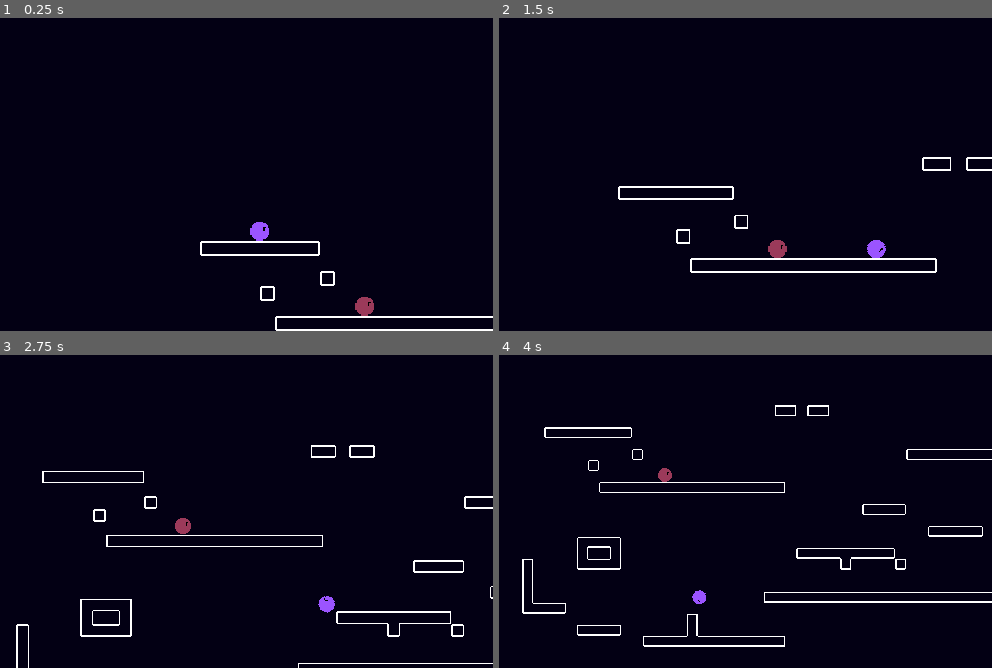
Above: before the commit, frames 1-4 (two rows, left to right).
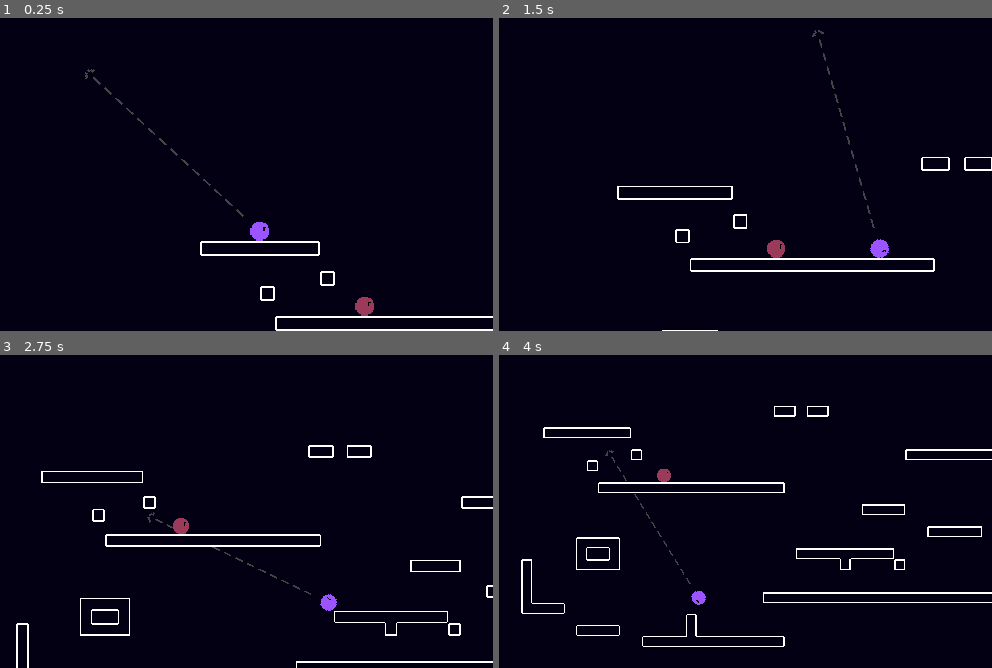
Above: after the commit, the same moments.

Repository: uniqueusername/fruit-smash
Game: Godot game, scene res://scenes/levels/world.tscn
The game is run twice, just before and just after one commit, with the same random seed, the same clock (stepped at 60 frames per second) and the same inputs.
Inputs (mouse positions are in pixels of both pictures, inside the frame that each line leads up to):
- Up to frame 1 (0.25 s): no input
- Up to frame 2 (1.5 s): move the mouse to (641, 221) at 0.52 s; hold Right (ui_right) from 0.53 s (still down); click (641, 221) at 0.6 s; tap Up (ui_up) at 0.77 s; move the mouse to (863, 205) at 1.27 s; click (863, 205) at 1.35 s
- Up to frame 3 (2.75 s): tap Up (ui_up) at 1.52 s; move the mouse to (outside the picture) at 2.02 s; release Right (ui_right) at 2.03 s; hold Left (ui_left) from 2.03 s (still down); click (outside the picture) at 2.1 s
- Up to frame 4 (4 s): keep holding Left (ui_left); move the mouse to (706, 486) at 2.77 s; click (706, 486) at 2.85 s; tap Up (ui_up) at 3.02, 3.77 s; move the mouse to (577, 398) at 3.52 s; click (577, 398) at 3.6 s

The runs differ from the first frame. In frame 1, 0.2% of the frame differs, in the area x 17-50%, y 16-64%; in frame 2, 1.0%; in frame 3, 2.0%, in the area x 3-100%, y 28-100%; in frame 4, 1.7%.

Commit message:
v2 grappling hook

Diff:
--- a/assets/scripts/player.gd
+++ b/assets/scripts/player.gd
@@ -24,6 +24,7 @@
 var sticky_ray
 var hook
 var hook_ray
+var target
 
 func _ready():
 	coyote_timer = COYOTE_TIME
@@ -31,6 +32,7 @@
 	sticky_ray = $sticky_ray
 	hook_ray = $hook_ray
 	hook = $chain
+	target = $target
 
 func _physics_process(delta):
 	# add gravity
@@ -78,6 +80,11 @@
 
 	aim_input = HOOK_LENGTH / aim_input.length() * aim_input
 	hook_ray.set_target_position(aim_input)
+	target.rotation = hook_ray.get_target_position().angle() + PI/2
+	$reticle.rotation = hook_ray.get_target_position().angle() + PI/2
+	target.position = hook_ray.get_target_position() * 0.98
+	$reticle.position = hook_ray.get_target_position()
+
 
 	# reset coyote timer when we land
 	if is_on_floor():
@@ -128,7 +135,8 @@
 		velocity.y = 0'''
 
 	# cast hook
-	if hook_cast and aim_input.length() > 0.05:
+	if (hook_cast and aim_input.length() > 0.05 and
+		hook_ray.is_colliding()):
 		hook.shoot(aim_input)
 	if hook_released:
 		hook.release()
--- a/scenes/objects/hook.tscn
+++ b/scenes/objects/hook.tscn
@@ -4,7 +4,7 @@
 [ext_resource type="Script" path="res://assets/scripts/chain.gd" id="1_uk0he"]
 
 [sub_resource type="CircleShape2D" id="CircleShape2D_3hfe3"]
-radius = 2.0
+radius = 5.0
 
 [node name="chain" type="Node2D"]
 script = ExtResource("1_uk0he")
@@ -15,7 +15,7 @@
 centered = false
 offset = Vector2(-2, 2.08165e-12)
 region_enabled = true
-region_rect = Rect2(2.08165e-12, 2.08165e-12, 4, 128)
+region_rect = Rect2(2.08165e-12, 2.08165e-12, 2, 2.08165e-12)
 
 [node name="Tip" type="CharacterBody2D" parent="."]
 collision_layer = 2
--- a/scenes/objects/player.tscn
+++ b/scenes/objects/player.tscn
@@ -1,8 +1,10 @@
-[gd_scene load_steps=5 format=3 uid="uid://wvrdki7cpe48"]
+[gd_scene load_steps=7 format=3 uid="uid://wvrdki7cpe48"]
 
 [ext_resource type="Texture2D" uid="uid://t7bfheyfdk0q" path="res://assets/sprites/player.png" id="1_6oav2"]
 [ext_resource type="Script" path="res://assets/scripts/player.gd" id="1_6rsyq"]
 [ext_resource type="PackedScene" uid="uid://clmon6wlnq71i" path="res://scenes/objects/hook.tscn" id="2_hr6ce"]
+[ext_resource type="Texture2D" uid="uid://crop5kwr5g665" path="res://assets/sprites/target.png" id="4_dbaj3"]
+[ext_resource type="Texture2D" uid="uid://db3ufe16ekcm2" path="res://assets/sprites/reticle.png" id="5_f4dg6"]
 
 [sub_resource type="CircleShape2D" id="CircleShape2D_wpaii"]
 
@@ -11,6 +13,7 @@
 up_direction = Vector2(1.04082e-12, -1)
 floor_stop_on_slope = false
 script = ExtResource("1_6rsyq")
+HOOK_LENGTH = 250
 CHAIN_PULL = 25
 HOOK_GRAV = 1.0
 metadata/controller_id = 0
@@ -30,3 +33,17 @@
 target_position = Vector2(2.08165e-12, 16)
 
 [node name="hook_ray" type="RayCast2D" parent="."]
+
+[node name="Node2D" type="Node2D" parent="."]
+
+[node name="reticle" type="Sprite2D" parent="."]
+position = Vector2(2.08165e-12, 8)
+texture = ExtResource("5_f4dg6")
+
+[node name="target" type="Sprite2D" parent="."]
+texture_repeat = 2
+texture = ExtResource("4_dbaj3")
+centered = false
+offset = Vector2(-2, 2.08165e-12)
+region_enabled = true
+region_rect = Rect2(2.08165e-12, 2.08165e-12, 4, 225)
Binary file changed: assets/sprites/chain.png
Binary file added: assets/sprites/reticle.png
Not shown, added: assets/sprites/reticle.png.import
Binary file added: assets/sprites/target.png
Not shown, added: assets/sprites/target.png.import
Not shown, added: .DS_Store
Not shown, added: assets/.DS_Store
Not shown, added: assets/sprites/chain.png~
Not shown, added: assets/sprites/reticle.png~
Not shown, added: assets/sprites/target.png~
